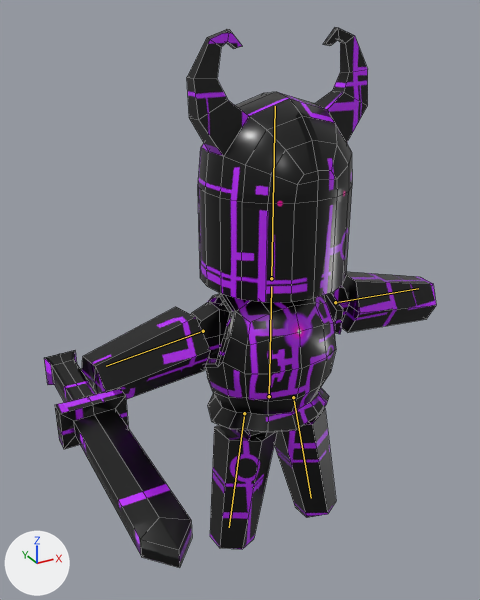
A saved change to the FBX model Assets/Projeto/Assets/fbx/inimigos/inimigo espada/inimigo espada.fbx.
Both versions are drawn from a 50 mm camera at (-1.28, -1.66, 1.77) aimed at (0.11, 0.87, 0.51). Arrows for +X, +Y and +Z are at lower left; the lights stay in place. The older version comes first. The bones that change, and the others that lie on the model, are drawn over the model as lines. Mesh edges are drawn as thin lines.

In view in the first picture: 'inimigo base.LOD1'.
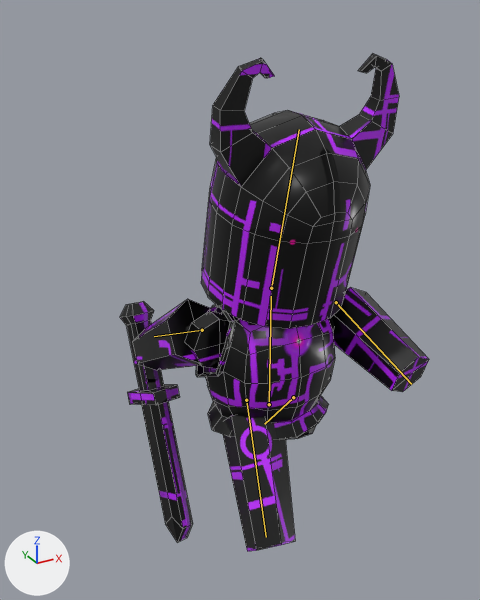
The newer file adds an action. The first version stands in its rest pose; the second is drawn at frame 13 of the action 'Armature|move'.

Boxes (x1, y1, x2, y2) around the edits, measured in the pictures (480 x 600 px):
'inimigo base.LOD1', posed (21% narrower, 8% shorter)
    before: (44, 27, 436, 568)
    after: (120, 54, 429, 551)
bone 'Bone', root to tip
    before: (269, 396) to (271, 286)
    after: (269, 404) to (271, 296)
bone 'Bone.001', root to tip
    before: (271, 278) to (275, 106)
    after: (271, 288) to (299, 129)
bone 'Bone.002', root to tip
    before: (335, 302) to (418, 288)
    after: (336, 302) to (411, 384)
bone 'Bone.003', root to tip
    before: (203, 331) to (106, 366)
    after: (202, 330) to (154, 336)
bone 'Bone.004', root to tip
    before: (244, 413) to (229, 527)
    after: (246, 400) to (266, 537)
bone 'Bone.005', root to tip
    before: (293, 397) to (311, 498)
    after: (293, 397) to (264, 424)

The edits, one by one:
Bone 'Bone' (bone_bone) moves from (0.0, 0.0, 0.0) to (0.0, -0.051, 0.0).
Bone 'Bone.001' (bone_bone_001) turns from (0, 0, 0) to (14, 0, 0) degrees about its own x, y and z.
Bone 'Bone.002' (bone_bone_002) moves from (0.0, 0.0, 0.0) to (-0.049, -0.001, 0.0).
Bone 'Bone.002' (bone_bone_002) turns from (0, 0, 0) to (64, -8, -81) degrees about its own x, y and z.
Bone 'Bone.003' (bone_bone_003) moves from (0.0, 0.0, 0.0) to (0.057, -0.002, 0.0).
Bone 'Bone.003' (bone_bone_003) turns from (0, 0, 0) to (-64, -7, 81) degrees about its own x, y and z.
Bone 'Bone.004' (bone_bone_004) moves from (0.0, 0.0, 0.0) to (0.0, -0.077, 0.0).
Bone 'Bone.004' (bone_bone_004) turns from (0, 0, 0) to (9, 4, 34) degrees about its own x, y and z.
Bone 'Bone.005' (bone_bone_005) turns from (0, 0, 0) to (-7, 11, 47) degrees about its own x, y and z.
